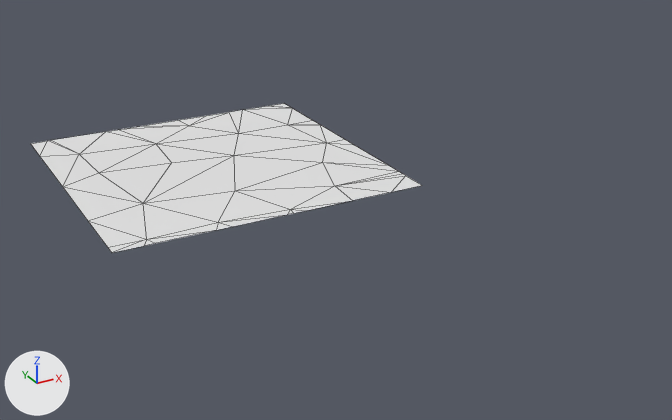
Before and after pictures for a commit that changed the glTF model gameserver/res/world_tiles/tile_0_100.glb.
Before and after are seen from a camera (50 mm lens) standing at (-56.0, -127.0, 111.0) and looking at (82.0, 124.0, -14.0). Arrows for +X, +Y and +Z are at lower left; the lights stay in place. The older version comes first. Mesh edges are drawn as thin lines.

The first picture shows 'tile_0_100'.
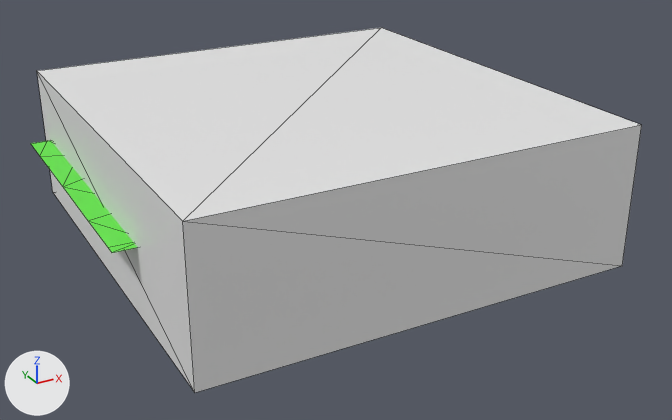
Changed parts and their boxes [x1, y1, x2, y2] in the pictures (672 x 420 px):
```json
{"object": "GrassVolume_2", "change": "added", "after": [37, 28, 642, 393]}
{"object": "tile_0_100", "change": "recoloured", "before": [31, 140, 137, 253], "after": [31, 140, 137, 253], "on screen": "white to green"}
```

Edits to the scene script, one JSON object a line:
```json
{"op": "add", "block": "mat_terrain", "code": ["mat_terrain = principled_material('terrain')", "mat_terrain.base_color = (0.122, 0.8, 0.0567)  # green #62e743"]}
{"block": "me_plane_002", "where": "me_plane_002.from_pydata(...)  # 53 vertices, 67 faces; spans x -125.0..-25.0, y -25.0..75.0, z 0.0"}
{"op": "add", "block": "me_plane_002", "code": "me_plane_002.materials.append(mat_terrain)  # green #62e743"}
{"op": "add", "block": "me_cube_001", "code": ["me_cube_001 = bpy.data.meshes.new('Cube.001')", "me_cube_001.from_pydata(...)  # a box spanning x -27.7..115.8, y -53.3..94.9, z -23.4..23.4"]}
{"op": "add", "block": "ob_grassvolume_2", "code": ["ob_grassvolume_2 = bpy.data.objects.new('GrassVolume_2', me_cube_001)", "ob_grassvolume_2.location = (34.9, 113.9, 0.0)"]}
```
